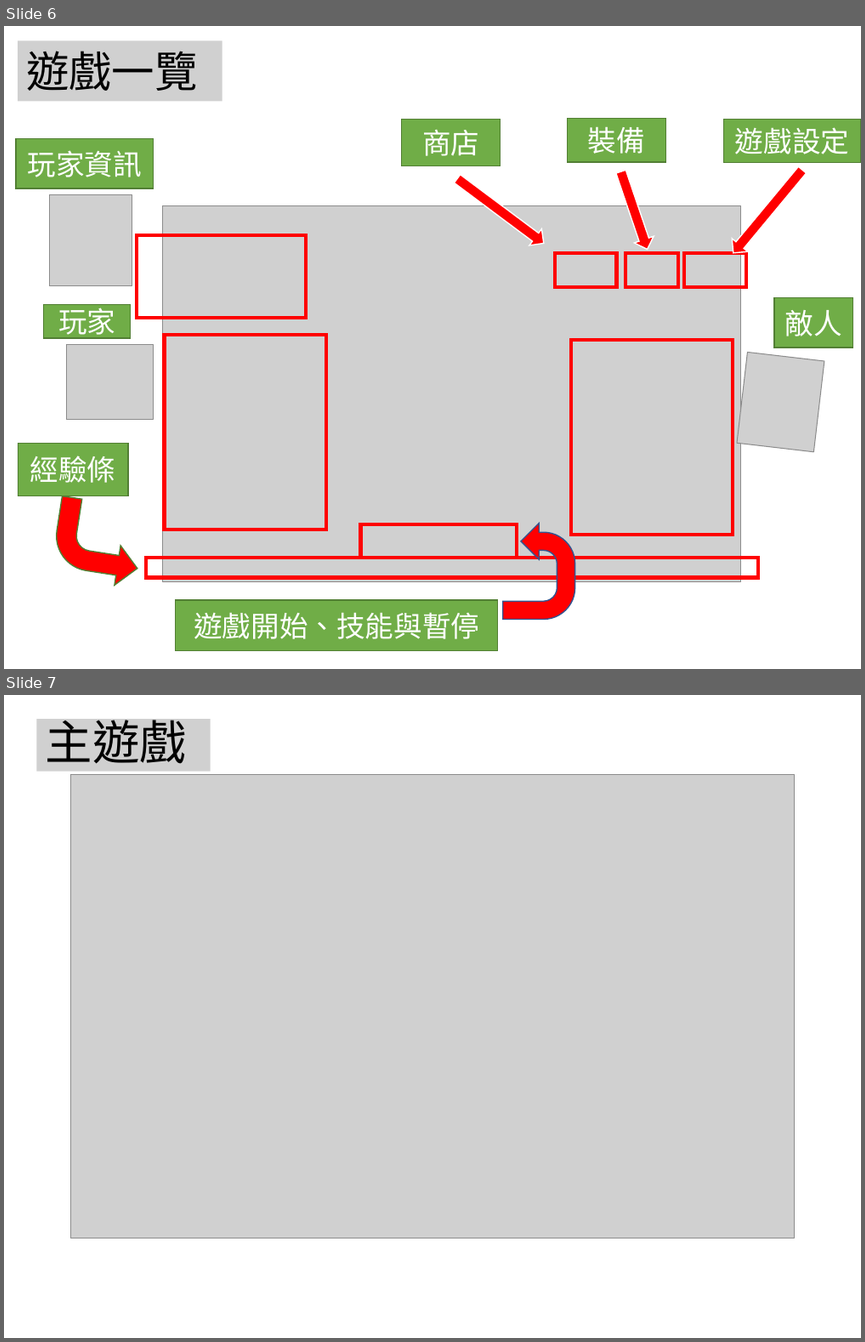
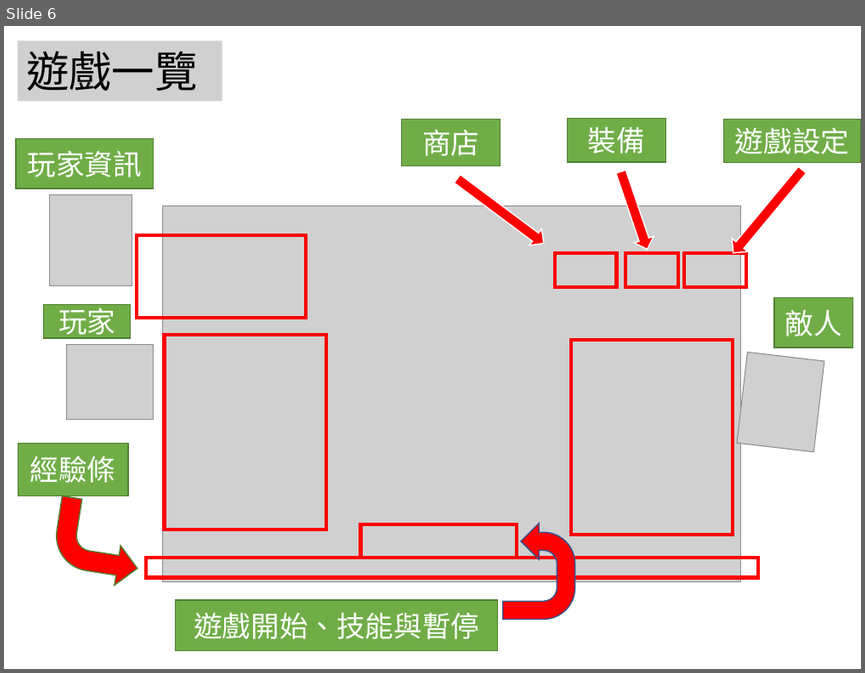
Before and after one commit to jonny030/RPG, a slide deck: 掛機 RPG 小遊戲.pptx. Shown one above the other, each under a label of ours: slides 6 and 7 before the commit, slide 6 after it. The pictures are 865x1342 and 865x673 pixels, drawn with LibreOffice and Linux fonts; fonts in the diff are those of the drawing; grey boxes stand for pictures; background and template pictures are left out. Boxes give left, top, right and bottom in pixels: in the first picture for what was removed or moved away, otherwise in the second. Text is boxed around its words. In the diff, an @@ line names an element or a change of style, - is before the commit and + after.

```diff
--- a/掛機 RPG 小遊戲.pptx
+++ b/掛機 RPG 小遊戲.pptx
@@ slide 7 removed at (4,695,861,1338), background picture (left out) @@
@@ picture removed at (36,719,211,771) @@
-主遊戲
@@ picture removed at (71,775,794,1238) @@
```
Also in this commit, not shown: 3 slides changed.
